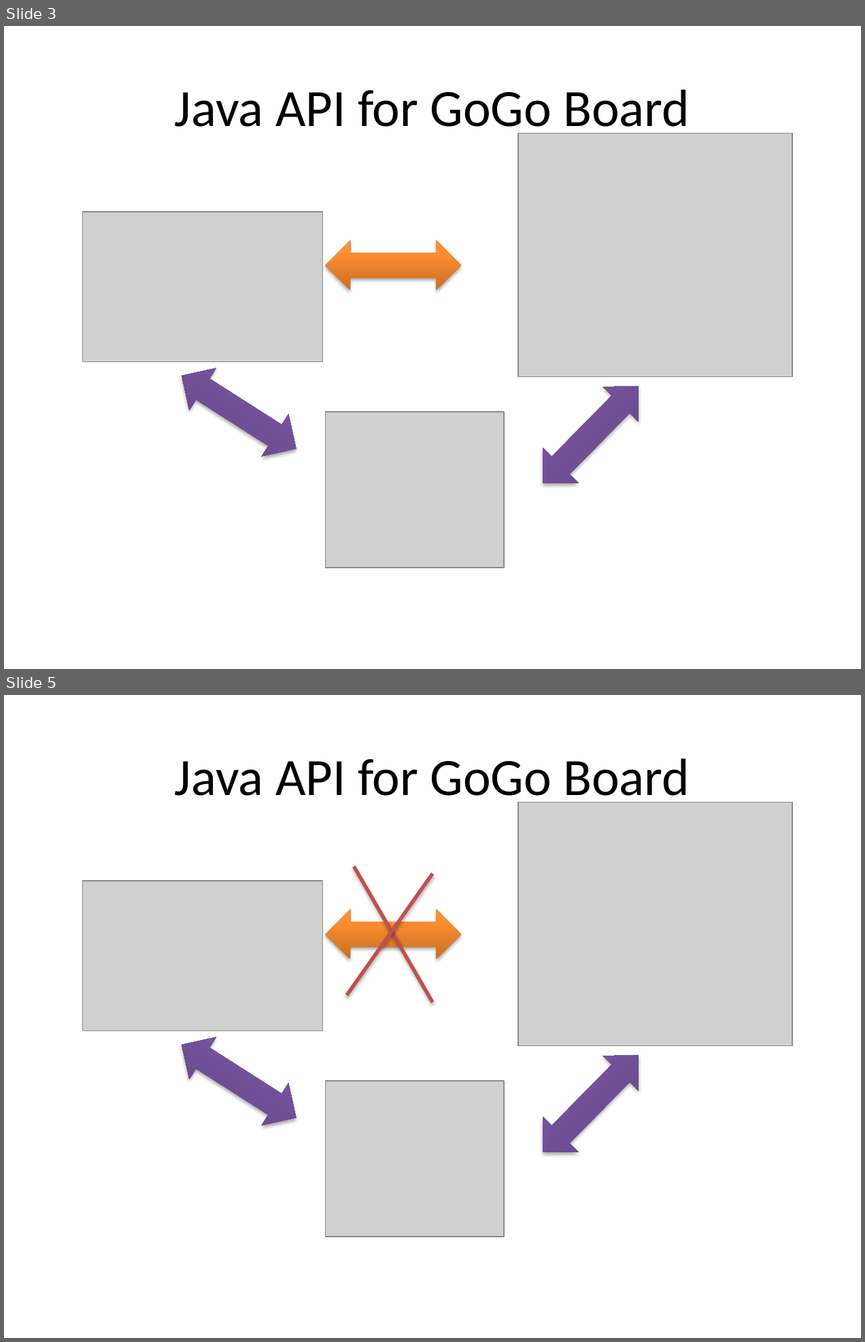
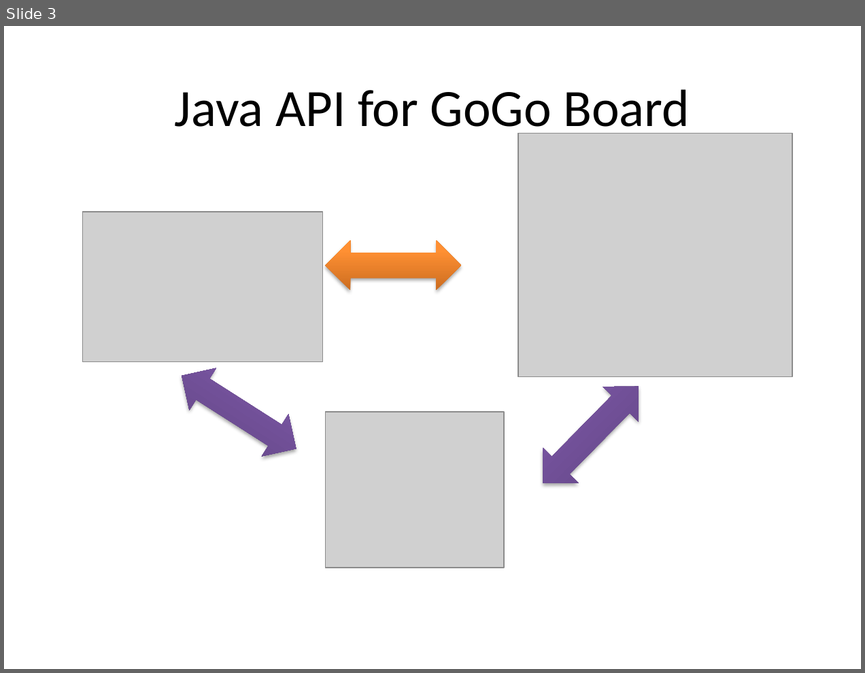
Before and after one commit to Hugo-X/gogolib4java, a slide deck: tutorial/Introduction of gogolib.pptx. Shown one above the other, each under a label of ours: slides 3 and 5 before the commit, slide 3 after it; the slides between them are not shown. The pictures are 865x1342 and 865x673 pixels, drawn with LibreOffice and Linux fonts; fonts in the diff are those of the drawing; grey boxes stand for pictures. Boxes give left, top, right and bottom in pixels: in the first picture for what was removed or moved away, otherwise in the second. Text is boxed around its words. In the diff, an @@ line names an element or a change of style, - is before the commit and + after.

```diff
--- a/tutorial/Introduction of gogolib.pptx
+++ b/tutorial/Introduction of gogolib.pptx
@@ slide 5 removed at box(4, 695, 861, 1338), background #FFFFFF @@
@@ title removed at box(175, 758, 689, 807) @@
-Java API for GoGo Board
@@ picture removed at box(518, 802, 792, 1045) @@
@@ line removed from (432, 873) to (347, 995) @@
@@ line removed from (354, 866) to (432, 1002) @@
@@ picture removed at box(83, 881, 323, 1031) @@
@@ left right arrow removed at box(325, 909, 461, 959) @@
@@ left right arrow removed at box(169, 1023, 309, 1138) @@
@@ left right arrow removed at box(525, 1038, 655, 1170) @@
@@ picture removed at box(325, 1081, 504, 1236) @@
```
Also in this commit, not shown: 3 slides changed, 4 slides added, 1 other file.
